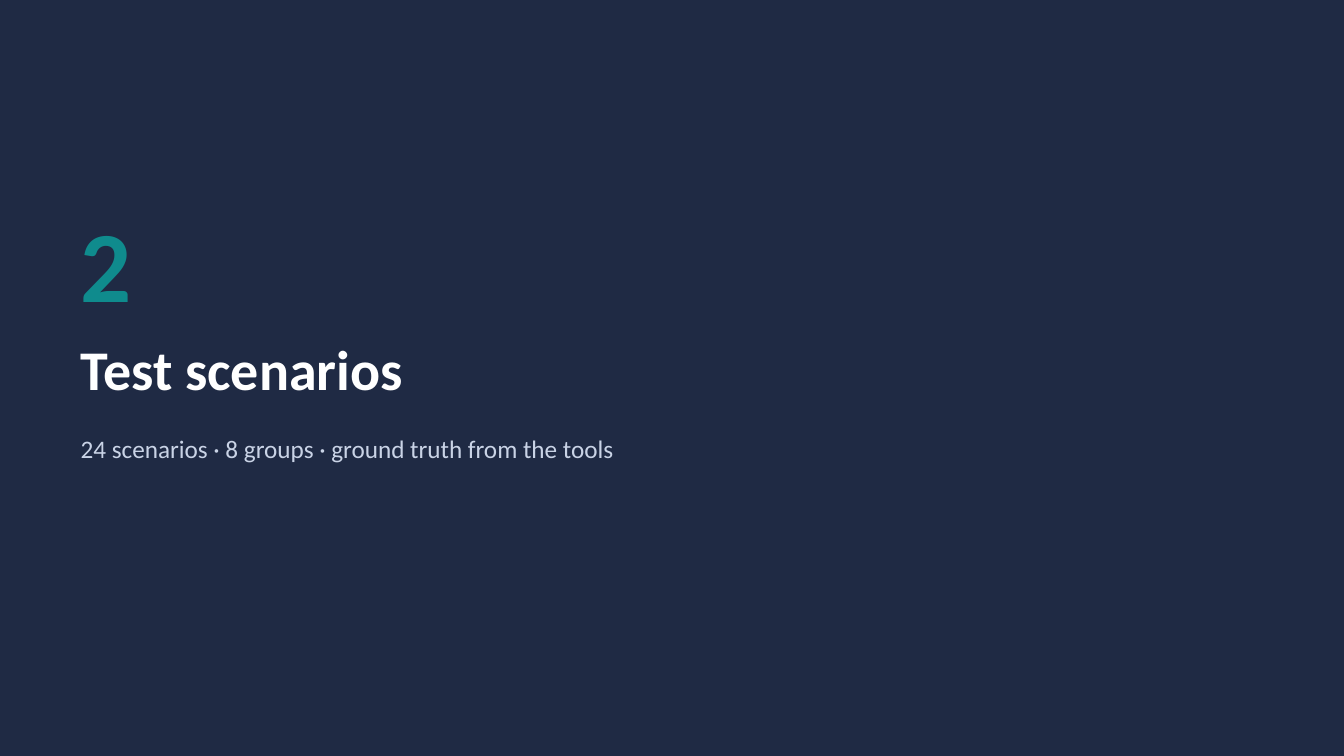
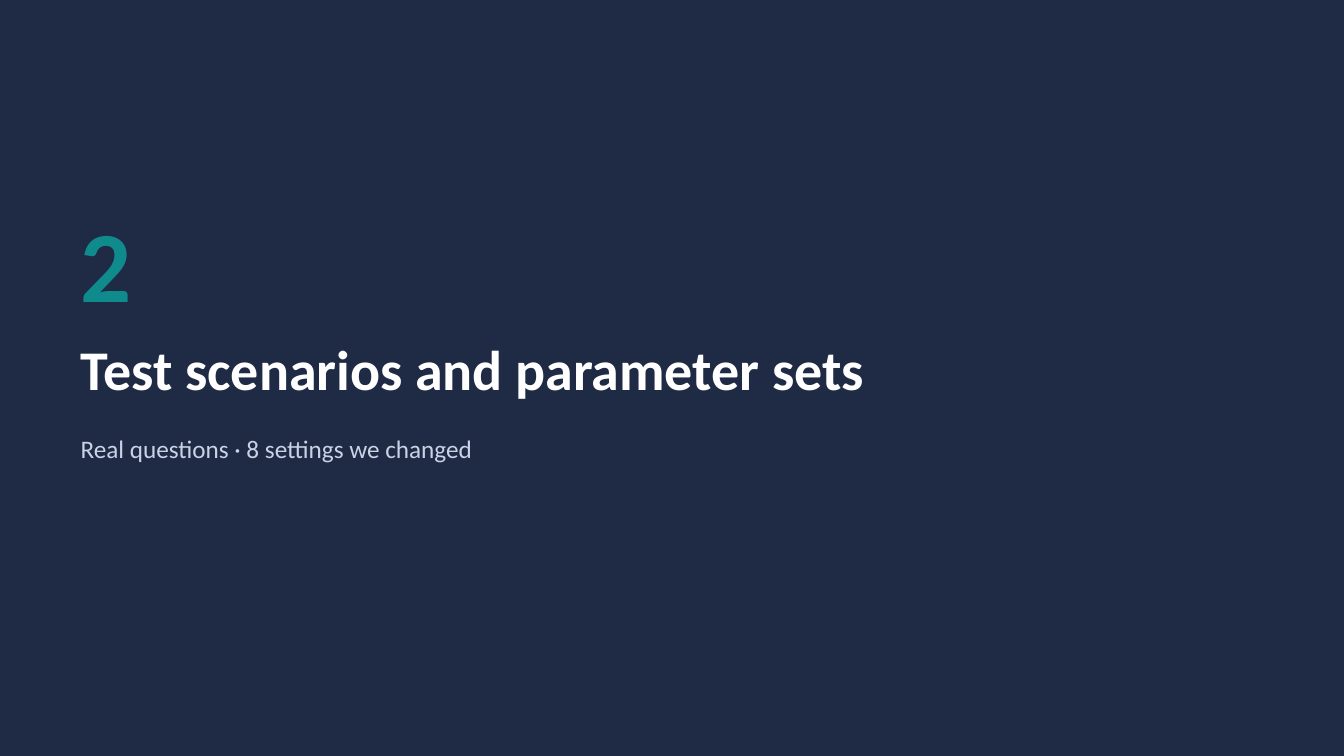
Before and after one commit to HaHiepThanh/mcp-ts, a slide deck: slide 9 of phase2/MCP-TS-SDK-phase2.pptx (slide 5 before the commit). Drawn at 1344x756 pixels with LibreOffice and Linux fonts; fonts in the diff are those of the drawing. Boxes give left, top, right and bottom in pixels: in the first picture for what was removed or moved away, otherwise in the second. Text is boxed around its words. In the diff, an @@ line names an element or a change of style, - is before the commit and + after.

```diff
--- a/phase2/MCP-TS-SDK-phase2.pptx
+++ b/phase2/MCP-TS-SDK-phase2.pptx
@@ text at [81,350,864,399]: text changed @@
-Test scenarios
+Test scenarios and parameter sets
@@ text at [81,440,472,463]: text changed @@
-24 scenarios · 8 groups · ground truth from the tools
+Real questions · 8 settings we changed
```
Also in this commit, not shown: 17 other slides changed, 15 slides added, 10 slides removed, 5 other files.
